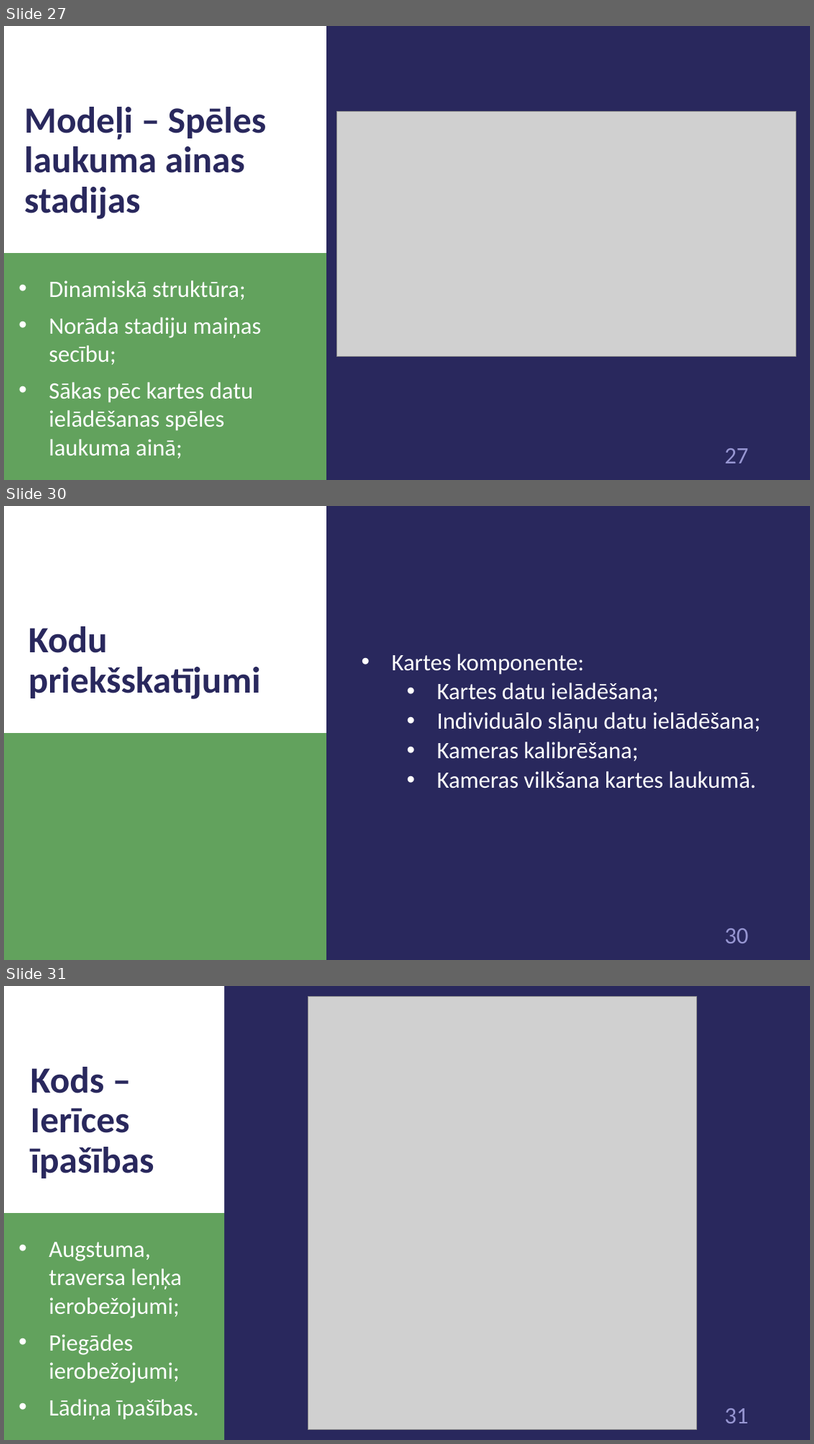
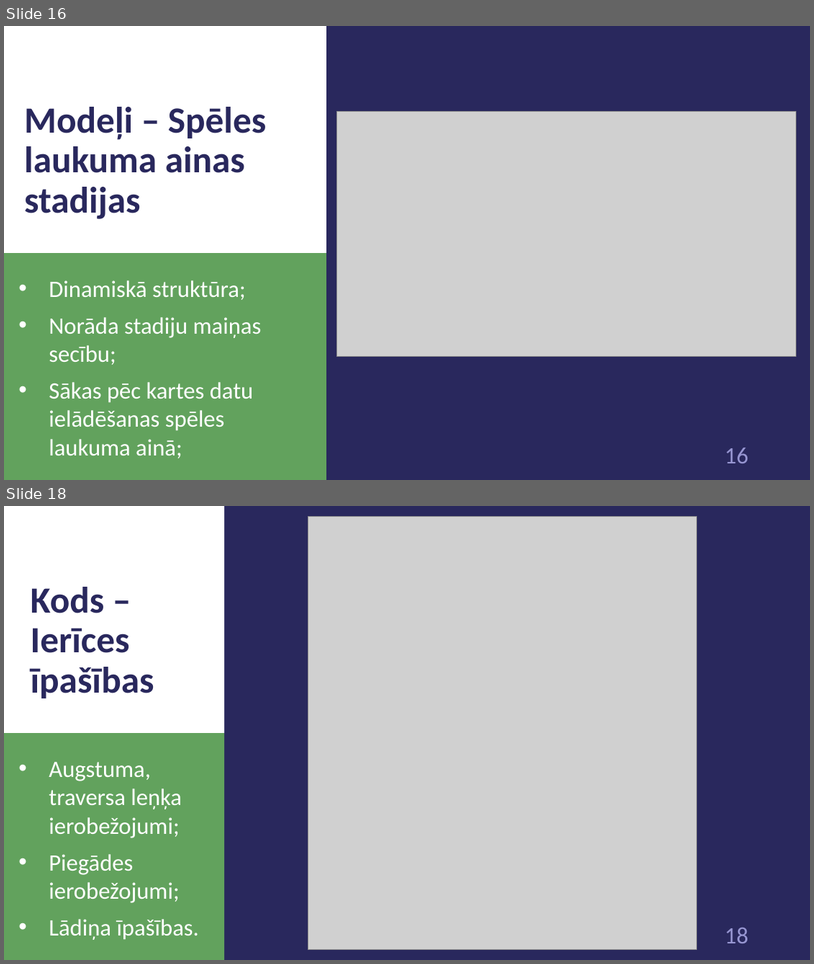
Before and after one commit to 1ivyatan/drumstalotajs, a slide deck: Documentation/Prezentācija.pptx. Shown one above the other, each under a label of ours: slides 27, 30 and 31 before the commit, slides 16 and 18 after it; the slides between them are not shown. The pictures are 814x1444 and 814x964 pixels, drawn with LibreOffice and Linux fonts; fonts in the diff are those of the drawing; grey boxes stand for pictures. Boxes give left, top, right and bottom in pixels: in the first picture for what was removed or moved away, otherwise in the second. Text is boxed around its words. In the diff, an @@ line names an element or a change of style, - is before the commit and + after.

```diff
--- a/Documentation/Prezentācija.pptx
+++ b/Documentation/Prezentācija.pptx
@@ slide 30 removed at [4,506,810,960], background #29285D; not listed: 3 template elements that a slide beside it also shows @@
@@ title removed at [28,626,261,699] @@
-Kodu priekšskatījumi
@@ text removed at [392,654,761,788] @@
-• Kartes komponente:
-  • Kartes datu ielādēšana;
-  • Individuālo slāņu datu ielādēšana;
-  • Kameras kalibrēšana;
-  • Kameras vilkšana kartes laukumā.
@@ what was slide 27 is now slide 16 @@
@@ page number at [725,447,748,463]: text changed @@
-27
+16
@@ what was slide 31 is now slide 18 @@
@@ page number at [725,927,748,943]: text changed @@
-31
+18
```
Also in this commit, not shown: 3 slides changed, 15 other slides removed.
